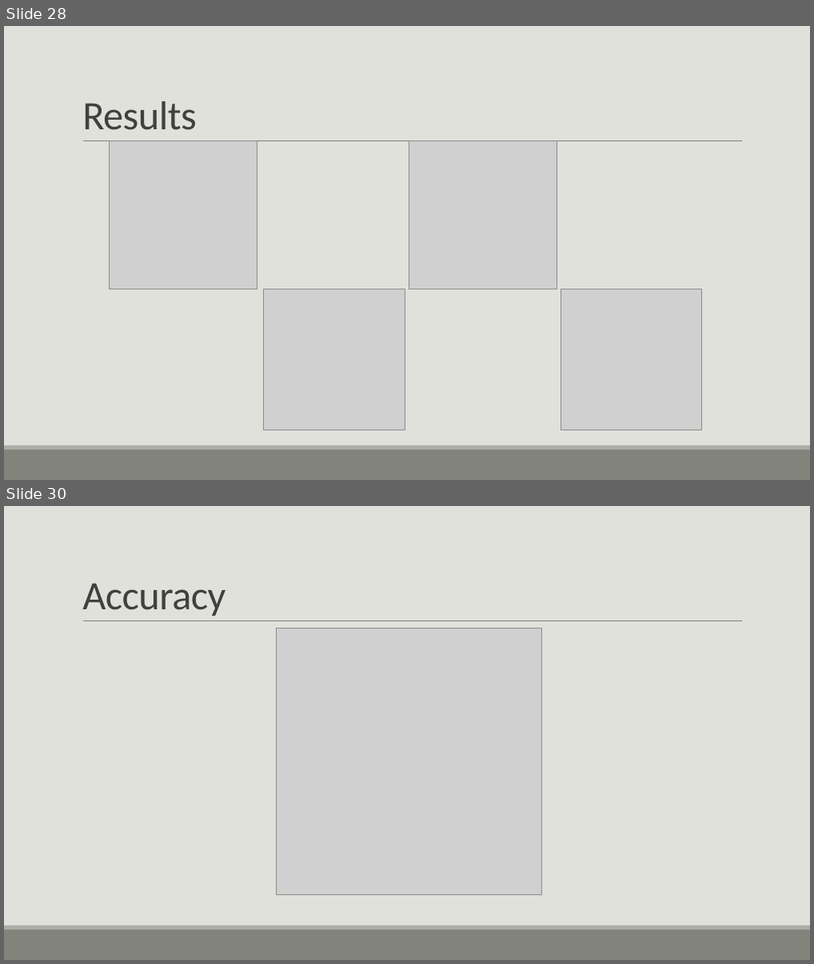
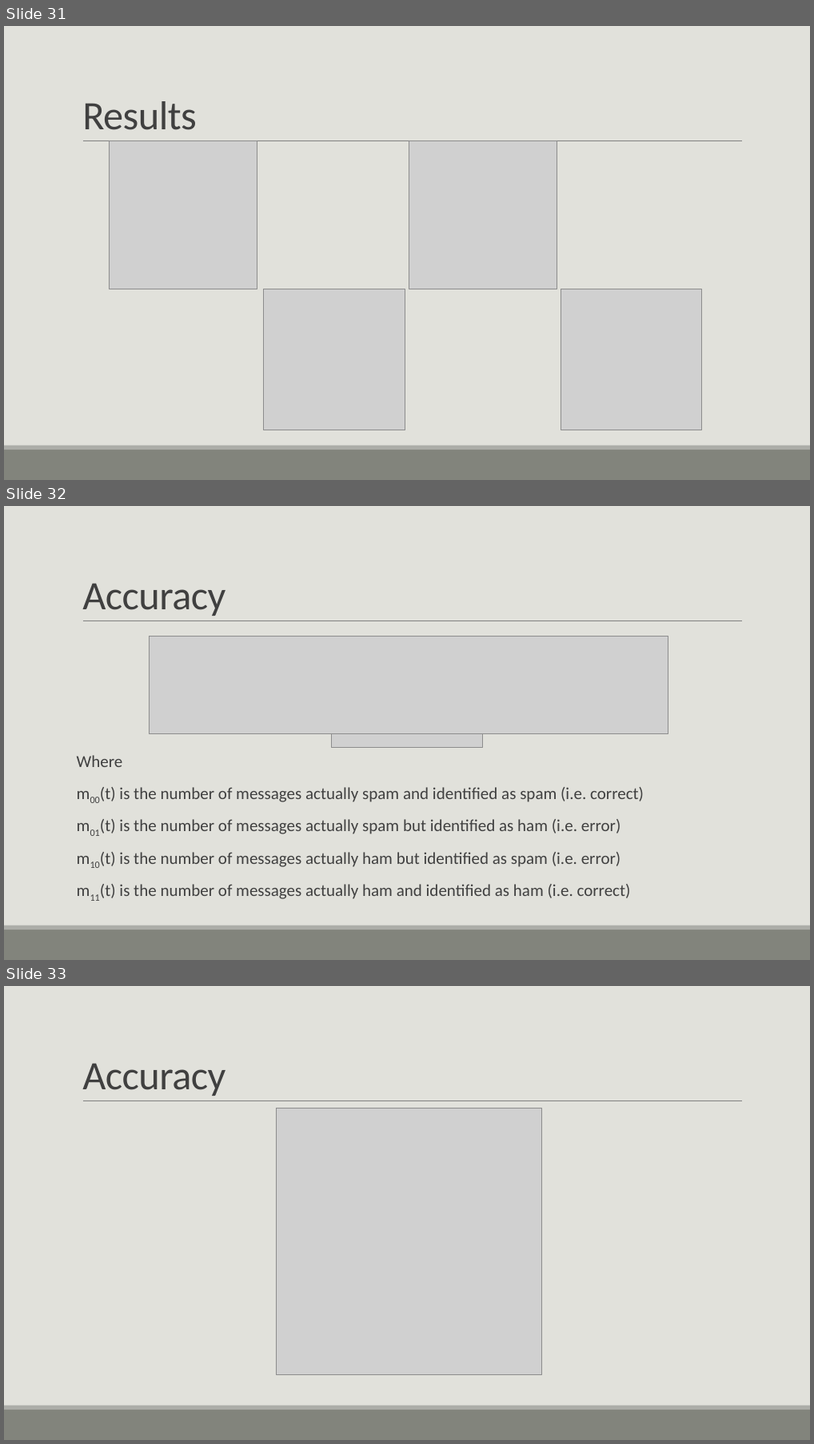
Before and after one commit to bmtober/ec4747-alt, a slide deck: presentation/EC4747Presentation.pptx. Shown one above the other, each under a label of ours: slides 28 and 30 before the commit, slides 31, 32 and 33 after it; the slides between them are not shown. The pictures are 814x964 and 814x1444 pixels, drawn with LibreOffice and Linux fonts; fonts in the diff are those of the drawing; grey boxes stand for pictures. Boxes give left, top, right and bottom in pixels: in the first picture for what was removed or moved away, otherwise in the second. Text is boxed around its words. In the diff, an @@ line names an element or a change of style, - is before the commit and + after.

```diff
--- a/presentation/EC4747Presentation.pptx
+++ b/presentation/EC4747Presentation.pptx
@@ slide 32 added at [4, 506, 810, 960], background #E1E1DB; not listed: 3 template elements that a slide beside it also shows @@
@@ title added at [82, 583, 226, 616], 48 pt, text #404040 @@
+Accuracy
@@ picture added at [149, 636, 669, 733] @@
@@ picture added at [332, 718, 483, 747] @@
@@ picture added at [345, 718, 470, 747] @@
@@ text added at [77, 755, 644, 899], 20 pt, text #404040 @@
+Where
+m00(t) is the number of messages actually spam and identified as spam (i.e. correct)
+m01(t) is the number of messages actually spam but identified as ham (i.e. error)
+m10(t) is the number of messages actually ham but identified as spam (i.e. error)
+m11(t) is the number of messages actually ham and identified as ham (i.e. correct)
@@ what was slide 28 is now slide 31 @@
@@ what was slide 30 is now slide 33 @@
```
Also in this commit, not shown: 12 slides changed, 4 other slides added, 3 slides removed, 1 other file.
